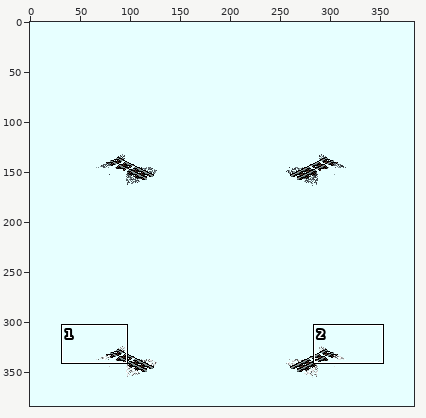
Two states of a sprite sheet, pakset/infrastructure/crossings/images/crossing_track_narrow_130.png. Above: a wide view before the commit, with the close-up outlined.
Close-up. Old version:
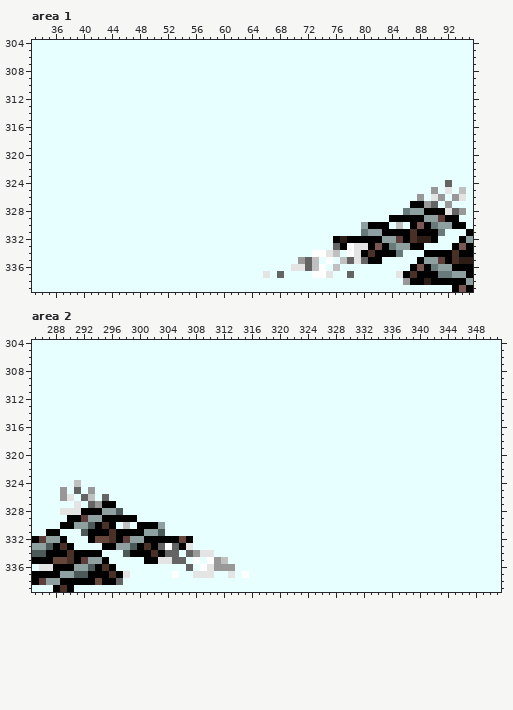
The file is 384x384 pixels. Colours within 5 levels of each other are drawn and written as one. Shown: area 1: x 33..95, y 304..339; area 2: x 285..351, y 304..339. The commit also changed other parts of the picture, which this record leaves out.
The same view after the edit:
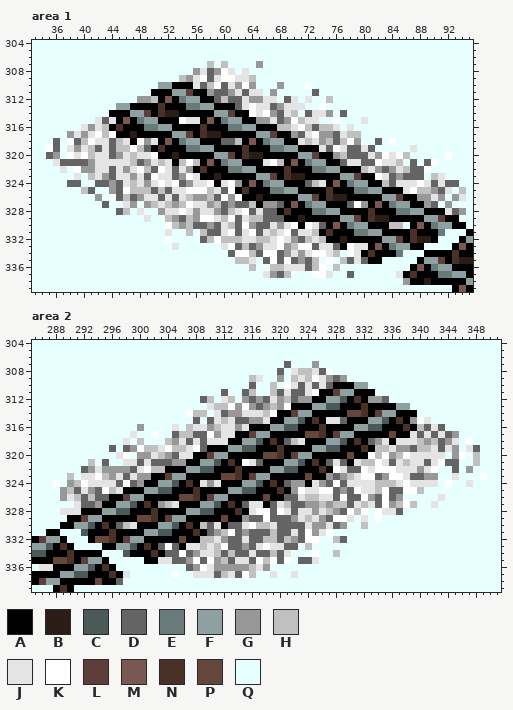
Palette (. is transparent): A #000000  B #2b1c16  C #4c5959  D #646464  E #697a7a  F #8ea0a0  G #989898  H #c0c0c0  J #e4e4e4  K #ffffff  L #5e3e3a  M #7a5753  N #4a3127  P #65463a  Q #e7ffff
Diff:
Area 1:
y 307: x 58 Q -> H; x 60 Q -> H; x 65 Q -> G
y 308: x 56..61 QQQQQQ -> GJDGKJ; x 63 Q -> J
y 309: x 54..64 QQQQQQQQQQQ -> HGJKDJKKJJH
y 310: x 51..64 QQQQQQQQQQQQQQ -> FFAAAJDHKDJGKG; x 68 Q -> G; x 72 Q -> K
y 311: x 50..65 QQQQQQQQQQQQQQQQ -> AAAFFLAAGDDGJDJJ; x 67 Q -> G; x 73 Q -> D
y 312: x 48..67 QQQQQQQQQQQQQQQQQQQQ -> GGHAMAEFFAADHDDJGGJJ; x 69..70 QQ -> DJ; x 72 Q -> J; x 75 Q -> H
y 313: x 45..71 QQQQQQQQQQQQQQQQQQQQQQQQQQQ -> FFAAAANAAAEEFFAAADJKJJDGJJJ; x 74 Q -> K
y 314: x 44..70 QQQQQQQQQQQQQQQQQQQQQQQQQQQ -> AAAFFLANBBAAAAAFFLAAKJKGDJH; x 72..75 QQQQ -> DJJG; x 77 Q -> D
y 315: x 42..73 QQQQQQQQQQQQQQQQQQQQQQQQQQQQQQQQ -> JDJAMAEFFAAAKJJAMAEFFAAGGJDGKHJJ; x 76 Q -> K; x 80 Q -> J
y 316: x 40..76 QQQQQQQQQQQQQQQQQQQQQQQQQQQQQQQQQQQQQ -> JGJHANAAAEEFFAAAANAAAEEFFAAAHHJKHDHHJ; x 78 Q -> J
y 317: x 38..79 QQQQQQQQQQQQQQQQQQQQQQQQQQQQQQQQQQQQQQQQQQ -> GJGJKHKAABAAAAAFFLANBBAAAAAFFLAAGDJKGGDJHH
y 318: x 36 Q -> D; x 38..79 QQQQQQQQQQQQQQQQQQQQQQQQQQQQQQQQQQQQQQQQQQ -> KDHKJJDHJAKGJAMAEFFAAADDHAMAEFFAAJHJGHDHKG; x 82 Q -> D; x 84 Q -> K
y 319: x 35..36 QQ -> KD; x 38..81 QQQQQQQQQQQQQQQQQQQQQQQQQQQQQQQQQQQQQQQQQQQQ -> JGJHDJDHHKHDANAAAEEFFAAAANAAAEEFFAAAJDKJDDJD; x 87 Q -> J
y 320: x 35..36 QQ -> DG; x 38..86 QQQQQQQQQQQQQQQQQQQQQQQQQQQQQQQQQQQQQQQQQQQQQQQQQ -> KJKHJJDGJHJJKAABAAAAAFFLANBBAAAAAFFLAAGHDDDJGKJKH; x 92 Q -> K
y 321: x 36..85 QQQQQQQQQQQQQQQQQQQQQQQQQQQQQQQQQQQQQQQQQQQQQQQQQQ -> JDDDDGJJJJJHDGJHJAHKHAMAEFFAAAJKHAMAEFFAADJJDDKJJH; x 87 Q -> D; x 89..90 QQ -> DK
y 322: x 37 Q -> J; x 39..89 QQQQQQQQQQQQQQQQQQQQQQQQQQQQQQQQQQQQQQQQQQQQQQQQQQQ -> KGGJJDJGJKHDKJDJGANAAAEEFFAAAANAAAEEFFAAAHJGDGJHDDK
y 323: x 39 Q -> J; x 41..88 QQQQQQQQQQQQQQQQQQQQQQQQQQQQQQQQQQQQQQQQQQQQQQQQ -> HJGDJJGJDKJJDGKJAABAAAAAFFLANBBAAAAAFFLAAKJDGDDD; x 90..91 QQ -> HJ
y 324: x 38..39 QQ -> DD; x 42..91 QQQQQQQQQQQQQQQQQQQQQQQQQQQQQQQQQQQQQQQQQQQQQQQQQQ -> DDGDJHJGJKJKDGJJKAJKGAMAEFFAAADHJAMAEFFAAHDJJJKJDJ; x 93 Q -> D
y 325: x 40..41 QQ -> HD; x 44..89 QQQQQQQQQQQQQQQQQQQQQQQQQQQQQQQQQQQQQQQQQQQQQQ -> GDKHHHDHDJJKKKHJDKANAAAEEFFAAAANAAAEEFFAAAJKHH; x 91 Q -> D
y 326: x 42 Q -> G; x 44..87 QQQQQQQQQQQQQQQQQQQQQQQQQQQQQQQQQQQQQQQQQQQQ -> KDHDGJJDJDJHGGHDKGKAABAAAAAFFLANBBAAAAAFFLAA; x 89 Q -> G
y 327: x 43 Q -> D; x 46..47 QQ -> JG; x 49..86 QQQQQQQQQQQQQQQQQQQQQQQQQQQQQQQQQQQQQQ -> GHJHGHKJJGHDGDDHAGGDAMAEFFAAADKGAMAEFF
y 328: x 45..46 QQ -> DH; x 48 Q -> J; x 51..85 QQQQQQQQQQQQQQQQQQQQQQQQQQQQQQQQQQQ -> GJJKJGJJGDHJKDJDDANAAAEEFFAAAANAAAE
y 329: x 49 Q -> J; x 52..83 QQQQQQQQQQQQQQQQQQQQQQQQQQQQQQQQ -> HGDHGKKJHKDJHHDDDAABAAAAAFFLANBB
y 330: x 52..79 QQQQQQQQQQQQQQQQQQQQQQQQQQQQ -> KHGHDDGDJHDKGDDJGJKAKJDAMAEF; x 84 Q -> H
y 331: x 52 Q -> J; x 55 Q -> H; x 57..79 QQQQQQQQQQQQQQQQQQQQQQQ -> HDDJKDJKDJHJKDJJHANAAAE
y 332: x 52 Q -> K; x 57..75 QQQQQQQQQQQQQQQQQQQ -> DHKHHHJJHHJKJGDHJHA
y 333: x 53 Q -> J; x 60..75 QQQQQQQQQQQQQQQQ -> JKDHDGJJKGHKKDJJ
y 334: x 61..72 QQQQQQQQQQQQ -> DKKHDKKDGJGJ
y 335: x 62..64 QQQ -> HHJ; x 66..70 QQQQQ -> DKDKD
y 336: x 64 Q -> H; x 67..69 QQQ -> HHJ
y 337: x 67 Q -> G; x 69 Q -> H
Area 2:
y 307: x 321 Q -> D; x 325 Q -> G
y 308: x 320 Q -> D; x 322..327 QQQQQQ -> JHHJDK
y 309: x 316..317 QQ -> HJ; x 320 Q -> G; x 322..329 QQQQQQQQ -> HJHKJGDG
y 310: x 316 Q -> D; x 319 Q -> H; x 321..332 QQQQQQQQQQQQ -> KJDJDJDAAAFF
y 311: x 312 Q -> D; x 315..316 QQ -> DH; x 319..333 QQQQQQQQQQQQQQQ -> HDJDDJKAALFFAAA
y 312: x 309..310 QQ -> DH; x 312..313 QQ -> JH; x 315..335 QQQQQQQQQQQQQQQQQQQQQ -> GDGDJGHDGGAAFFCANAGGD
y 313: x 310..338 QQQQQQQQQQQQQQQQQQQQQQQQQQQQQ -> JHHKGKGDGHGKAAAFFCCAAANAAAAFF
y 314: x 307..309 QQQ -> KHH; x 311..339 QQQQQQQQQQQQQQQQQQQQQQQQQQQQQ -> JDGGJJJHKAALFFAAAAAPPNALFFAAA
y 315: x 308 Q -> D; x 310..341 QQQQQQQQQQQQQQQQQQQQQQQQQQQQQQQQ -> DJHJDDGGJAAFFCANAJJDAAAFFCANAGKJ
y 316: x 300 Q -> G; x 305 Q -> J; x 307..343 QQQQQQQQQQQQQQQQQQQQQQQQQQQQQQQQQQQQQ -> HJJGHJJGJAAAFFCCAAANAAAAFFCCAAANAHDJD
y 317: x 299 Q -> J; x 302 Q -> K; x 305..345 QQQQQQQQQQQQQQQQQQQQQQQQQQQQQQQQQQQQQQQQQ -> DHHDDKGJJAALFFAAAAAPPNALFFAAAAAPAAJDJDJDG
y 318: x 298 Q -> J; x 300 Q -> H; x 304..345 QQQQQQQQQQQQQQQQQQQQQQQQQQQQQQQQQQQQQQQQQQ -> HGJDJDJJJAAFFCANADHJAAAFFCANADGJAJJJHGHDGJ; x 347 Q -> K
y 319: x 296 Q -> D; x 298..345 QQQQQQQQQQQQQQQQQQQQQQQQQQQQQQQQQQQQQQQQQQQQQQQQ -> DGKHHJKHHJKDAAAFFCCAAANAAAAFFCCAAANAHHJGGDHHJDJG; x 347..348 QQ -> JD
y 320: x 297..298 QQ -> JK; x 300..343 QQQQQQQQQQQQQQQQQQQQQQQQQQQQQQQQQQQQQQQQQQQQ -> GGJHGDJJAALFFAAAAAPPNALFFAAAAAPAAKHKGHKJJJJJ; x 345..346 QQ -> GK; x 348 Q -> H
y 321: x 293 Q -> H; x 295 Q -> D; x 298..345 QQQQQQQQQQQQQQQQQQQQQQQQQQQQQQQQQQQQQQQQQQQQQQQQ -> JJDJDDDGGAAFFCANAKJDAAAFFCANADJDAJHHKJDJHJJDJKDD; x 348 Q -> H
y 322: x 292..342 QQQQQQQQQQQQQQQQQQQQQQQQQQQQQQQQQQQQQQQQQQQQQQQQQQQ -> DGJGGGGDJKHHAAAFFCCAAANAAAAFFCCAAANAKJDDKJKKKJJJGJK; x 345 Q -> D; x 347 Q -> G
y 323: x 290 Q -> H; x 292..342 QQQQQQQQQQQQQQQQQQQQQQQQQQQQQQQQQQQQQQQQQQQQQQQQQQQ -> JJKHGJDJGGAALFFAAAAAPPNALFFAAAAAPAAGDGHJKKDGKKJDDGG; x 345 Q -> J; x 349 Q -> K
y 324: x 288 Q -> K; x 290 Q -> G; x 292..342 QQQQQQQQQQQQQQQQQQQQQQQQQQQQQQQQQQQQQQQQQQQQQQQQQQQ -> KJJJJDKDGAAFFCANAJGJAAAFFCANADGGAJGDKDJJJJHHHJKJJJJ; x 344 Q -> K; x 347 Q -> J
y 325: x 290 Q -> H; x 292 Q -> J; x 294..340 QQQQQQQQQQQQQQQQQQQQQQQQQQQQQQQQQQQQQQQQQQQQQQQ -> DKHJAAAFFCCAAANAAAAFFCCAAANAGKJJKKDGDKJJHKDDKKH
y 326: x 291 Q -> H; x 294 Q -> D; x 296..337 QQQQQQQQQQQQQQQQQQQQQQQQQQQQQQQQQQQQQQQQQQ -> AALFFAAAAAPPNALFFAAAAAPAADDJHHJJDKDDKGDKDG; x 343 Q -> J
y 327: x 292 Q -> D; x 297..339 QQQQQQQQQQQQQQQQQQQQQQQQQQQQQQQQQQQQQQQQQQQ -> FFCANAGHJAAAFFCANADJJADJHDDGGHGHHDJHJDKGHKH; x 342 Q -> J
y 328: x 298..332 QQQQQQQQQQQQQQQQQQQQQQQQQQQQQQQQQQQ -> CAAANAAAAFFCCAAANAJKKDKJDJJGJHGDKHK; x 334..337 QQQQ -> KJJD
y 329: x 300..330 QQQQQQQQQQQQQQQQQQQQQQQQQQQQQQQ -> PPNALFFAAAAAPAAGDDKDDDGJHJGDKKJ; x 332 Q -> J; x 334 Q -> K
y 330: x 297 Q -> D; x 299 Q -> J; x 304..329 QQQQQQQQQQQQQQQQQQQQQQQQQQ -> FCANAHDJADDJKHHJDDDDJGGJDG; x 332 Q -> H
y 331: x 304..327 QQQQQQQQQQQQQQQQQQQQQQQQ -> CAAANADGHKDGDDDHDDJDKGJK
y 332: x 308..325 QQQQQQQQQQQQQQQQQQ -> AHHJGDDJDDHHDHGDKK; x 328..329 QQ -> HD
y 333: x 308..322 QQQQQQQQQQQQQQQ -> JHJHKDDGDJKJJDD; x 324 Q -> H
y 334: x 306 Q -> K; x 311..321 QQQQQQQQQQQ -> HDHDDJDDHDJ; x 325 Q -> K; x 328 Q -> H
y 335: x 307 Q -> G; x 309 Q -> D; x 313..321 QQQQQQQQQ -> DJJDKHKDK; x 323..325 QQQ -> DDJ
y 336: x 308 Q -> G; x 314..318 QQQQQ -> GGHJG
y 337: x 311..312 QQ -> DH; x 314 Q -> D; x 316 Q -> H; x 319 Q -> J; x 322 Q -> J
Changed places in both close-ups, as pixel boxes (x1, y1, x2, y2):
changed: (46, 61, 459, 278)
changed: (53, 361, 487, 578)
